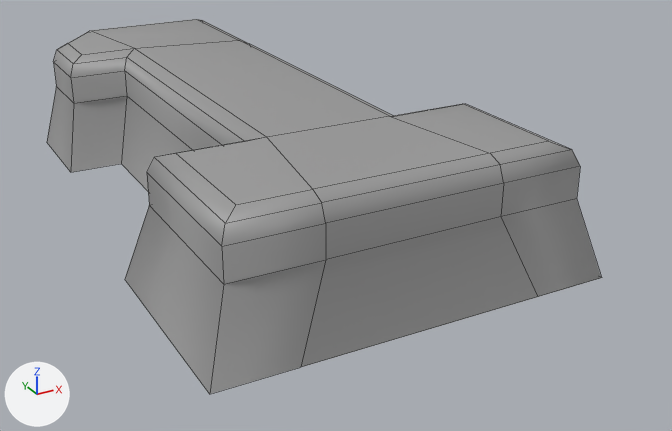
Renders of the FBX model Assets/- Asset Store/Custom/Numbers/Number_1.fbx from each side of a commit.
Before and after are seen from a 50 mm camera at (-0.19, -0.443, 0.231) aimed at (0.032, -0.039, 0.029). The axes (+X, +Y, +Z) are drawn at lower left. The lights are the same throughout. Mesh edges are drawn as thin lines. Where no turn or scale is listed for an object, it has been applied to the vertices.

Objects in the first picture: 'Number_1'.
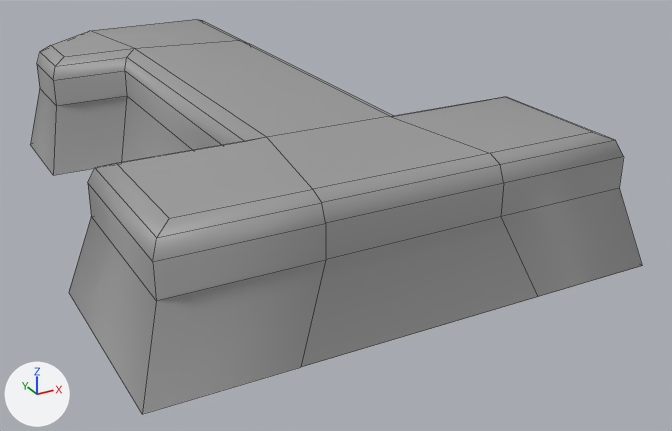
Location of each change, [x1, y1, x2, y2] in pixels of the pictures (672 x 431 px; the box of a moved part takes in the faces that stretch with it):
'Number_1', reshaped (10% wider)
    before: [47, 19, 601, 394]
    after: [31, 19, 642, 414]
part 1 of me_cube_007, moved or reshaped
    before: [47, 31, 134, 172]
    after: [31, 31, 134, 175]
part 2 of me_cube_007, moved or reshaped
    before: [125, 137, 326, 394]
    after: [69, 137, 326, 414]
part 3 of me_cube_007, moved or reshaped
    before: [390, 104, 601, 297]
    after: [390, 97, 642, 297]

The change, as a list of edits to the scene's bpy script:
```text
Change me_cube_007:
    where me_cube_007.from_pydata(...)  # 70 vertices, 62 faces; spans x -0.094..0.094, y -0.174..0.171, z 0.037..0.1
    used by ob_number_1; location = (0.0, 0.0, 0.0)
    me_cube_007 part 1: all 10 vertices in x -0.081..-0.063, y 0.073..0.133, z 0.037..0.1 are moved by (-0.01, 0.0, 0.0)
    me_cube_007 part 2: all 10 vertices in x -0.094..-0.073, y -0.174..-0.072, z 0.038..0.1 are moved by (-0.025, 0.0, 0.0)
    me_cube_007 part 3: all 10 vertices in x 0.073..0.094, y -0.174..-0.072, z 0.038..0.1 are moved by (0.025, 0.0, 0.0)
```
